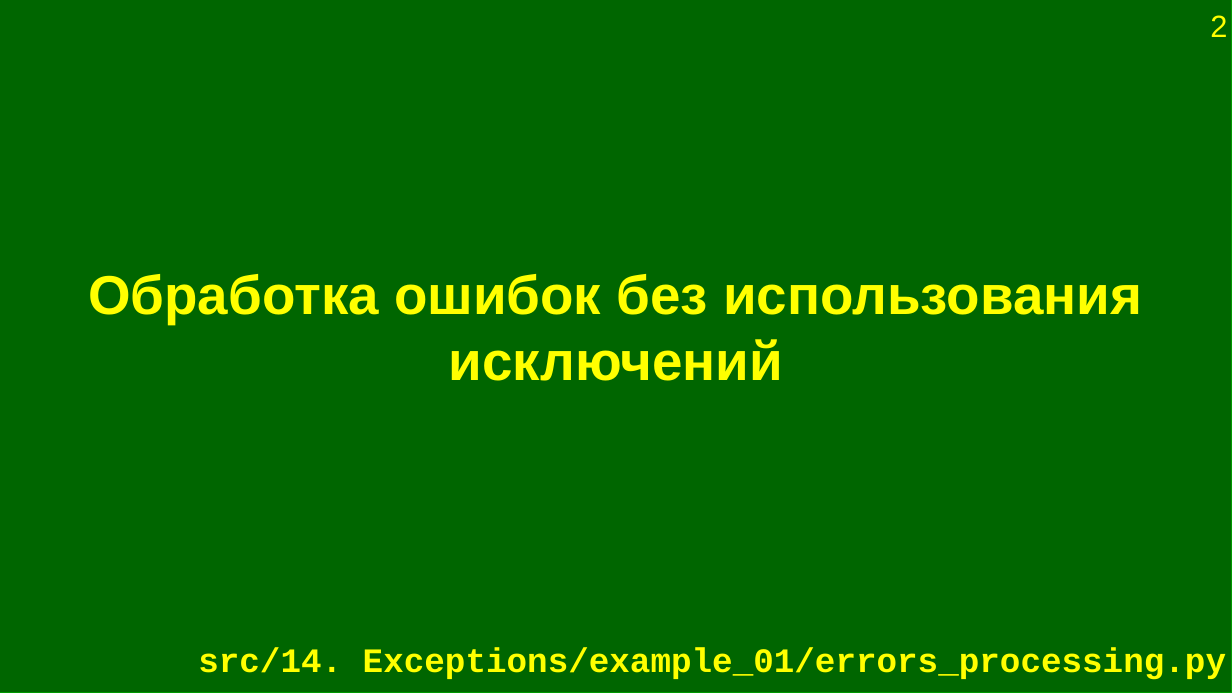
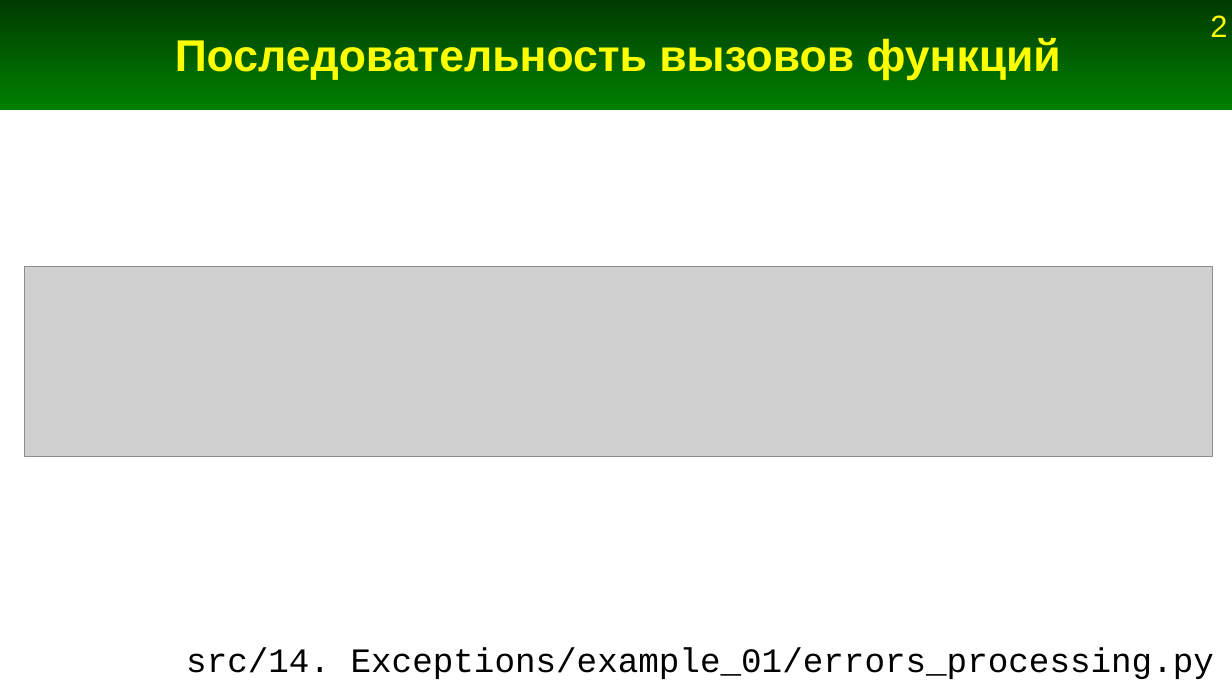
Before and after one commit to Jenyay/python-lectures, a slide deck: slide 2 of presentations/15. Exceptions.odp. Drawn at 1232x693 pixels with LibreOffice and Linux fonts; fonts in the diff are those of the drawing; grey boxes stand for pictures. Boxes give left, top, right and bottom in pixels: in the first picture for what was removed or moved away, otherwise in the second. Text is boxed around its words. In the diff, an @@ line names an element or a change of style, - is before the commit and + after.

```diff
--- a/presentations/15. Exceptions.odp
+++ b/presentations/15. Exceptions.odp
@@ rectangle removed at (x1=0, y1=0, x2=1232, y2=693) @@
@@ rectangle added at (x1=0, y1=0, x2=1232, y2=110), fill gradient #003B00 to #008000 @@
@@ title added at (x1=175, y1=38, x2=1061, y2=80), 26 pt, text #FFFF00, bold @@
+Последовательность вызовов функций
@@ picture added at (x1=25, y1=267, x2=1214, y2=457) @@
@@ title removed at (x1=88, y1=274, x2=1142, y2=381) @@
-Обработка ошибок без использования исключений
@@ title "src/14. Exceptions/example_01/errors_processing.py" moved from (x1=198, y1=647, x2=1226, y2=680) to (x1=186, y1=647, x2=1214, y2=679) @@
@@ title "src/14. Exceptions/example_01/errors_processing.py" at (x1=186, y1=647, x2=1214, y2=679): text colour #FFFF00 to #000000, bold off @@
```
Also in this commit, not shown: 2 other files.
